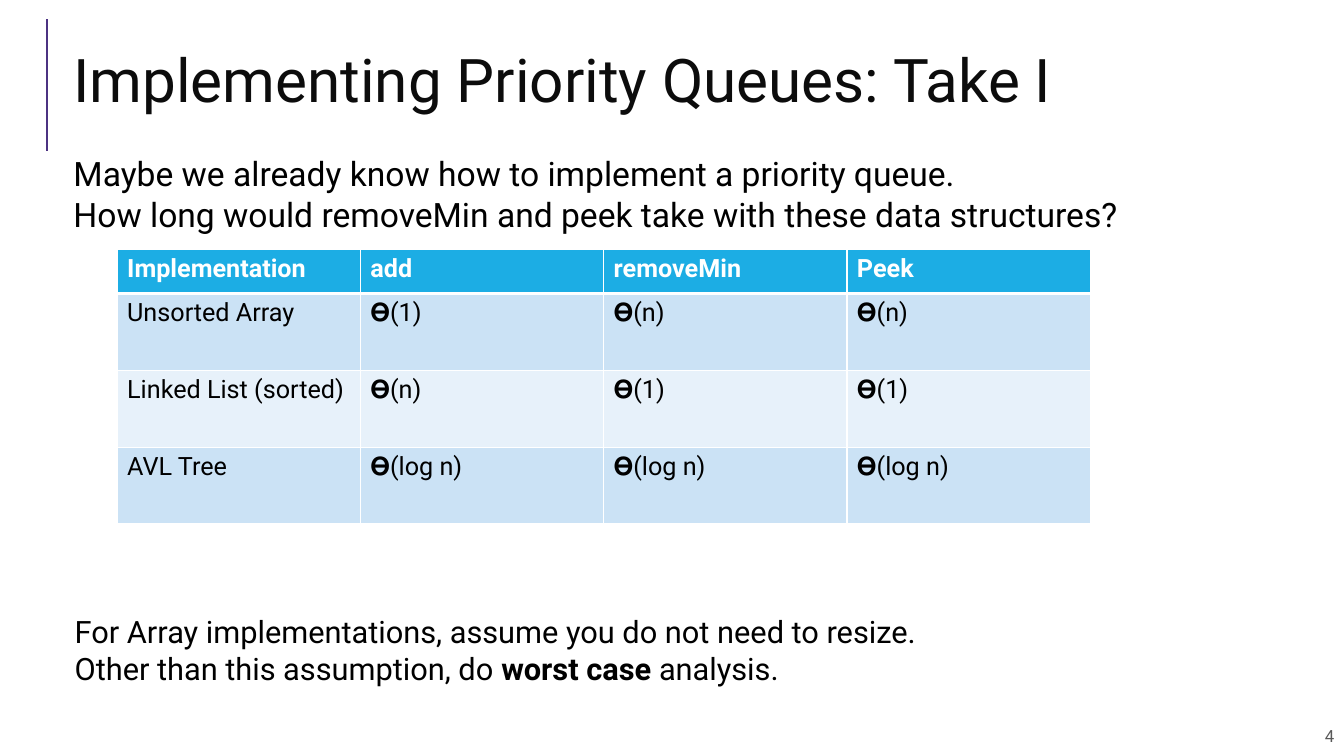
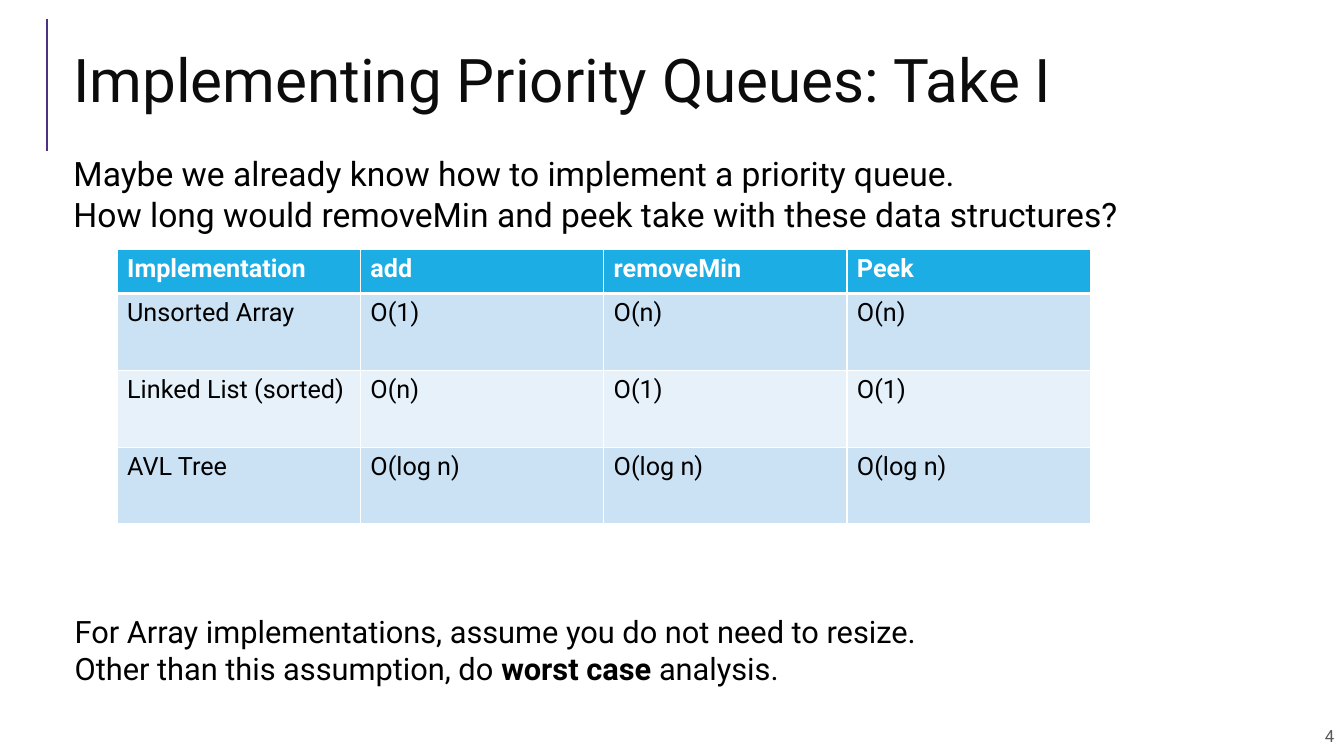
Before and after one commit to guhofstra/CSC111Fa25, a slide deck: slide 4 of PPTs/Lecture 11-heaps.pptx. Drawn at 1344x756 pixels with LibreOffice and Linux fonts; fonts in the diff are those of the drawing. Boxes give left, top, right and bottom in pixels: in the first picture for what was removed or moved away, otherwise in the second. Text is boxed around its words. In the diff, an @@ line names an element or a change of style, - is before the commit and + after.

```diff
--- a/PPTs/Lecture 11-heaps.pptx
+++ b/PPTs/Lecture 11-heaps.pptx
@@ table at [117,249,1089,524] @@
-row 2: Unsorted Array | 𝚹(1) | 𝚹(n) | 𝚹(n)
+row 2: Unsorted Array | O(1) | O(n) | O(n)
-row 3: Linked List (sorted) | 𝚹(n) | 𝚹(1) | 𝚹(1)
+row 3: Linked List (sorted) | O(n) | O(1) | O(1)
-row 4: AVL Tree | 𝚹(log n) | 𝚹(log n) | 𝚹(log n)
+row 4: AVL Tree | O(log n) | O(log n) | O(log n)
```
Also in this commit, not shown: 8 other slides changed, 14 other files.
